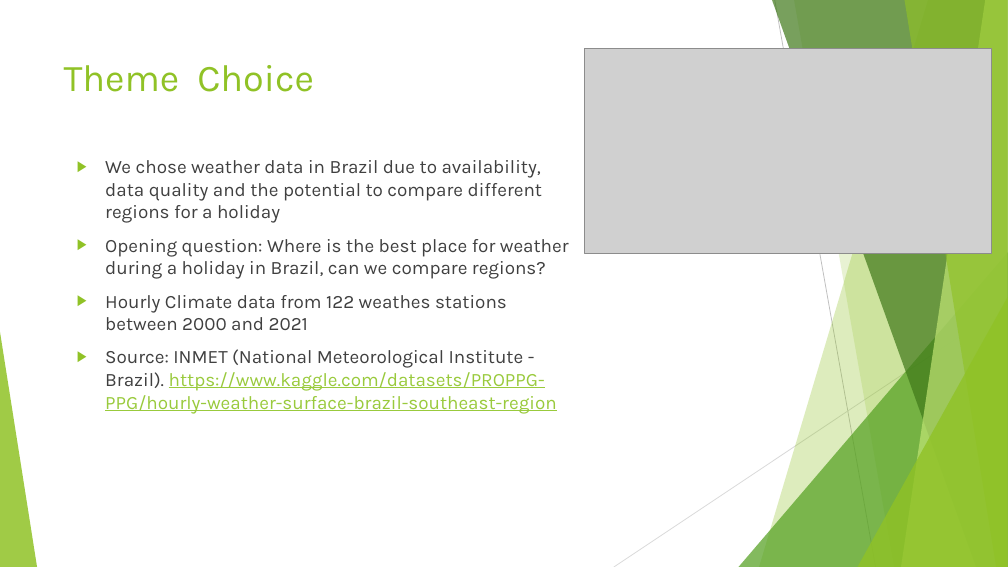
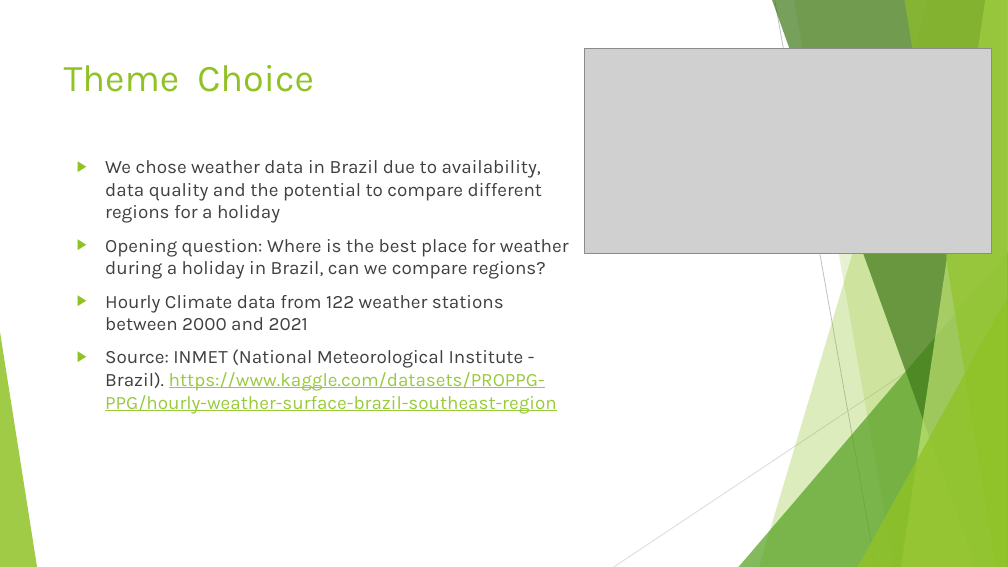
Before and after one commit to alexanderbpowers/project_3-Group_8, a slide deck: slide 2 of Weather Patterns in Brazil.pptx. Drawn at 1008x567 pixels with LibreOffice and Linux fonts; fonts in the diff are those of the drawing; grey boxes stand for pictures. Boxes give left, top, right and bottom in pixels: in the first picture for what was removed or moved away, otherwise in the second. Text is boxed around its words. In the diff, an @@ line names an element or a change of style, - is before the commit and + after.

```diff
--- a/Weather Patterns in Brazil.pptx
+++ b/Weather Patterns in Brazil.pptx
@@ text at (x1=105, y1=295, x2=504, y2=330): text changed @@
-▶ Hourly Climate data from 122 weathes stations between 2000 and 2021
+▶ Hourly Climate data from 122 weather stations between 2000 and 2021
```
Also in this commit, not shown: 6 other files.
